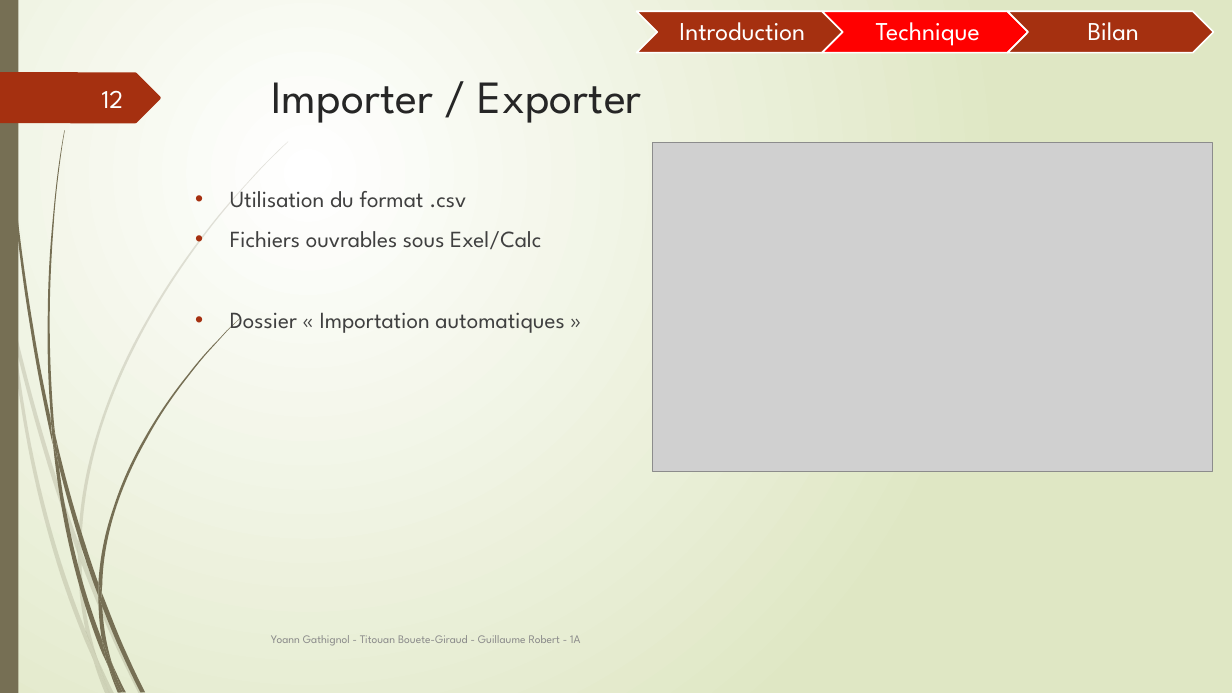
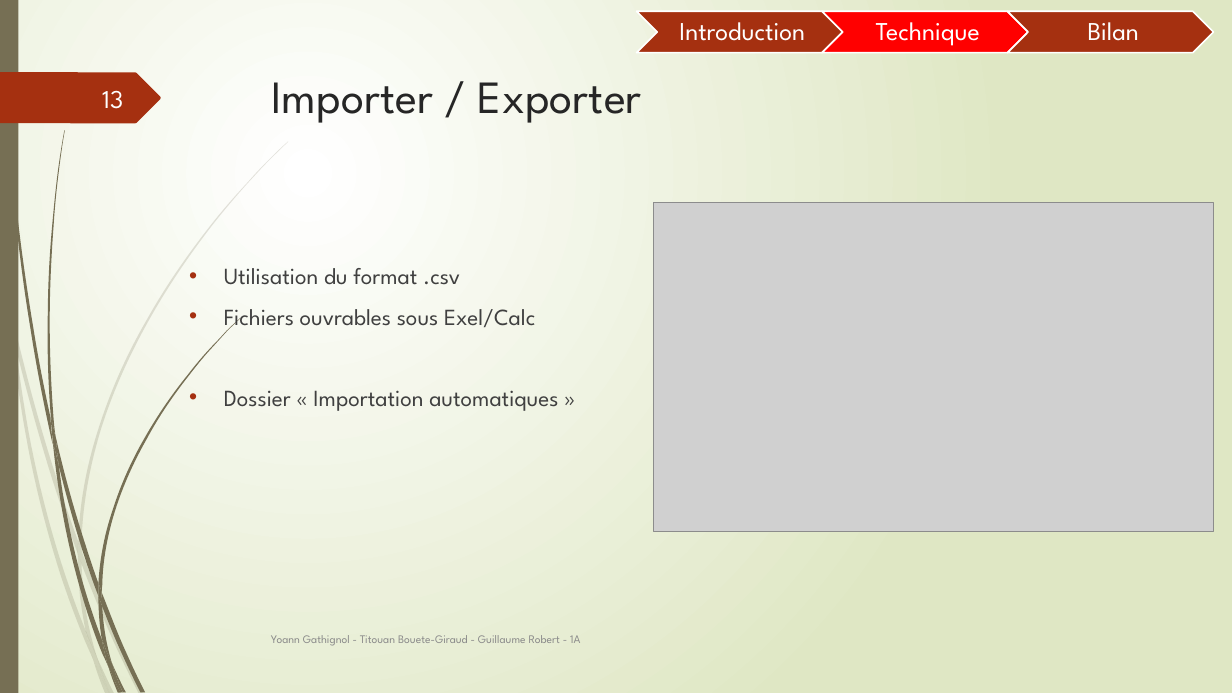
Before and after one commit to Guyoms/PTUT2016, a slide deck: slide 13 of IHearISay/I_HEAR_I_SAY_Points_Techniques.pptx (slide 12 before the commit). Drawn at 1232x693 pixels with LibreOffice and Linux fonts; fonts in the diff are those of the drawing; grey boxes stand for pictures. Boxes give left, top, right and bottom in pixels: in the first picture for what was removed or moved away, otherwise in the second. Text is boxed around its words. In the diff, an @@ line names an element or a change of style, - is before the commit and + after.

```diff
--- a/IHearISay/I_HEAR_I_SAY_Points_Techniques.pptx
+++ b/IHearISay/I_HEAR_I_SAY_Points_Techniques.pptx
@@ page number at box(102, 90, 123, 109): text changed @@
-12
+13
@@ picture: place and size @@
-picture at box(653, 142, 1213, 471)
+picture at box(653, 203, 1214, 532)
@@ text "Utilisation du format .csv": place and size @@
-text "Utilisation du format .csv" at box(230, 191, 564, 333)
+text "Utilisation du format .csv" at box(224, 268, 558, 411)
```
Also in this commit, not shown: 5 other slides changed, 1 slide added.
